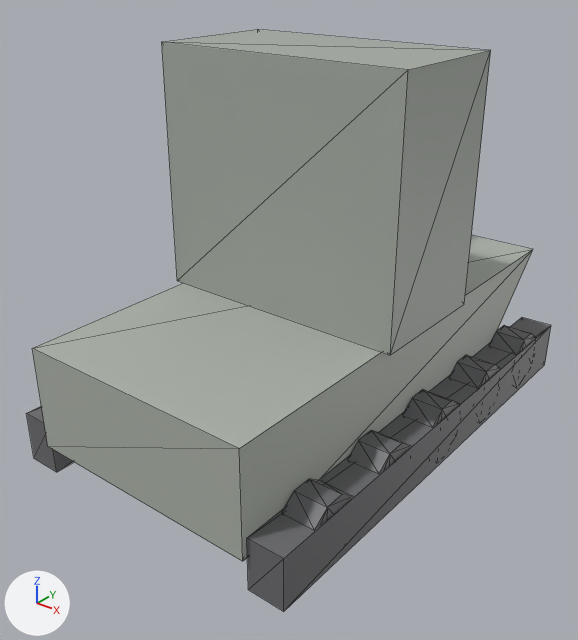
The glTF model src/MiVic.Game/Content/Models/Generated/chinese_artillery.glb as it was, and as the next commit left it.
Both versions are drawn from a 50 mm lens placed at (4.92, -6.64, 5.16), pointed at (-0.23, -0.2, 1.17). The axes (+X, +Y, +Z) are drawn at lower left. The lights are the same throughout. The first picture is the older version. Mesh edges are drawn as thin lines. Where no turn or scale is listed for an object, it has been applied to the vertices. Vertices at exactly the same position are counted once.

Objects in the first picture: 'hull', 'track_l', 'track_r', 'turret', 'wheel_r01', 'wheel_r02', 'wheel_r03', 'wheel_r04', 'wheel_r05'.
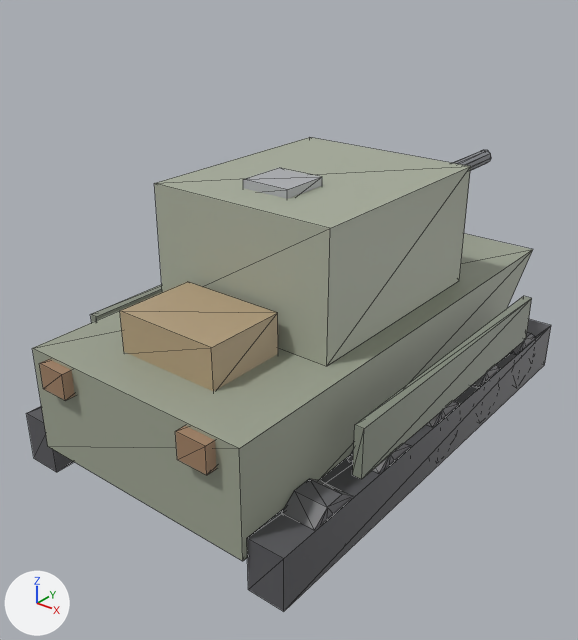
Diff of the bpy script that builds the scene:
```diff
--- a/src/MiVic.Game/Content/Models/Generated/chinese_artillery.glb.py
+++ b/src/MiVic.Game/Content/Models/Generated/chinese_artillery.glb.py
@@ mat_defaultmaterial_022 @@
+mat_defaultmaterial_022 = bpy.data.materials.new('DefaultMaterial.022')
+mat_defaultmaterial_022.use_nodes = True; mat_defaultmaterial_022.node_tree.nodes.clear()
+_N = mat_defaultmaterial_022.node_tree.nodes; _L = mat_defaultmaterial_022.node_tree.links
+n0 = _N.new('ShaderNodeOutputMaterial'); n0.name = 'Material Output'
+n1 = _N.new('ShaderNodeBsdfPrincipled'); n1.name = 'Principled BSDF'
+n2 = _N.new('ShaderNodeVertexColor'); n2.name = 'Color Attribute'
+_L.new(n1.outputs[0], n0.inputs[0])  # 'BSDF' to 'Surface'
+_L.new(n2.outputs[0], n1.inputs[0])  # 'Color' to 'Base Color'
@@ mat_defaultmaterial_021 @@
+mat_defaultmaterial_021 = bpy.data.materials.new('DefaultMaterial.021')
+mat_defaultmaterial_021.use_nodes = True; mat_defaultmaterial_021.node_tree.nodes.clear()
+_N = mat_defaultmaterial_021.node_tree.nodes; _L = mat_defaultmaterial_021.node_tree.links
+n0 = _N.new('ShaderNodeOutputMaterial'); n0.name = 'Material Output'
+n1 = _N.new('ShaderNodeBsdfPrincipled'); n1.name = 'Principled BSDF'
+n2 = _N.new('ShaderNodeVertexColor'); n2.name = 'Color Attribute'
+_L.new(n1.outputs[0], n0.inputs[0])  # 'BSDF' to 'Surface'
+_L.new(n2.outputs[0], n1.inputs[0])  # 'Color' to 'Base Color'
@@ mat_defaultmaterial_020 @@
+mat_defaultmaterial_020 = bpy.data.materials.new('DefaultMaterial.020')
+mat_defaultmaterial_020.use_nodes = True; mat_defaultmaterial_020.node_tree.nodes.clear()
+_N = mat_defaultmaterial_020.node_tree.nodes; _L = mat_defaultmaterial_020.node_tree.links
+n0 = _N.new('ShaderNodeOutputMaterial'); n0.name = 'Material Output'
+n1 = _N.new('ShaderNodeBsdfPrincipled'); n1.name = 'Principled BSDF'
+n2 = _N.new('ShaderNodeVertexColor'); n2.name = 'Color Attribute'
+_L.new(n1.outputs[0], n0.inputs[0])  # 'BSDF' to 'Surface'
+_L.new(n2.outputs[0], n1.inputs[0])  # 'Color' to 'Base Color'
@@ mat_defaultmaterial_019 @@
+mat_defaultmaterial_019 = bpy.data.materials.new('DefaultMaterial.019')
+mat_defaultmaterial_019.use_nodes = True; mat_defaultmaterial_019.node_tree.nodes.clear()
+_N = mat_defaultmaterial_019.node_tree.nodes; _L = mat_defaultmaterial_019.node_tree.links
+n0 = _N.new('ShaderNodeOutputMaterial'); n0.name = 'Material Output'
+n1 = _N.new('ShaderNodeBsdfPrincipled'); n1.name = 'Principled BSDF'
+n2 = _N.new('ShaderNodeVertexColor'); n2.name = 'Color Attribute'
+_L.new(n1.outputs[0], n0.inputs[0])  # 'BSDF' to 'Surface'
+_L.new(n2.outputs[0], n1.inputs[0])  # 'Color' to 'Base Color'
@@ me_hull @@
 me_hull.from_pydata(...)  # 8 vertices, 12 faces; spans x -1.35..1.35, y -2.8..2.8, z -0.57..0.57
+# me_hull part 1: 12 faces centred in x -1.35..1.35, y -2.8..2.43, z -0.57..0.57 are repainted in the vertex colours; the middle colour goes from grey #adb3aa to grey #9fa594
 me_hull.materials.append(mat_defaultmaterial)
@@ me_track_l @@
 me_track_l.from_pydata(...)  # 8 vertices, 12 faces; spans x -1.75..-1.35, y -2.74..2.74, z 0.0..0.58
+# me_track_l part 2: 12 faces centred in x -1.75..-1.35, y -2.74..2.74, z 0.0..0.58 are repainted in the vertex colours; the middle colour goes from grey #6c6c6f to dark grey #5a5a5e
 me_track_l.materials.append(mat_defaultmaterial_001)
@@ me_track_r @@
 me_track_r.from_pydata(...)  # 8 vertices, 12 faces; spans x 1.35..1.75, y -2.74..2.74, z 0.0..0.58
+# me_track_r part 3: 12 faces centred in x 1.35..1.75, y -2.74..2.74, z 0.0..0.58 are repainted in the vertex colours; the middle colour goes from grey #6c6c6f to dark grey #5a5a5e
 me_track_r.materials.append(mat_defaultmaterial_002)
@@ me_turret @@
-me_turret.from_pydata(...)  # 8 vertices, 12 faces; spans x -1.45..1.45, y -0.75..0.75, z 0.0..2.63
+me_turret.from_pydata(...)  # 8 vertices, 12 faces; spans x -1.1..1.1, y -1.3..1.3, z 0.0..1.35
+# me_turret part 4: the whole mesh is scaled about the mesh origin by (0.759, 1.73, 0.512)
 me_turret.materials.append(mat_defaultmaterial_003)
@@ me_wheel_r02 @@
 me_wheel_r02.from_pydata(...)  # 20 vertices, 36 faces; spans x -0.18..0.18, y -0.36..0.36, z -0.342..0.342
-me_wheel_r02.materials.append(mat_defaultmaterial_011)
+me_wheel_r02.materials.append(mat_defaultmaterial_019)
@@ me_wheel_r03 @@
 me_wheel_r03.from_pydata(...)  # 20 vertices, 36 faces; spans x -0.18..0.18, y -0.36..0.36, z -0.342..0.342
-me_wheel_r03.materials.append(mat_defaultmaterial_012)
+# me_wheel_r03 part 5: 18 faces centred in x -0.06..0.06, y -0.337..0.337, z -0.299..0.342 are repainted in the vertex colours; the middle colour goes from grey #6c6c6f to dark grey #69696c
+me_wheel_r03.materials.append(mat_defaultmaterial_020)
@@ me_wheel_r04 @@
 me_wheel_r04.from_pydata(...)  # 20 vertices, 36 faces; spans x -0.18..0.18, y -0.36..0.36, z -0.342..0.342
-me_wheel_r04.materials.append(mat_defaultmaterial_013)
+me_wheel_r04.materials.append(mat_defaultmaterial_021)
@@ me_wheel_r05 @@
 me_wheel_r05.from_pydata(...)  # 20 vertices, 36 faces; spans x -0.18..0.18, y -0.36..0.36, z -0.342..0.342
-me_wheel_r05.materials.append(mat_defaultmaterial_014)
+me_wheel_r05.materials.append(mat_defaultmaterial_022)
@@ ob_barrel @@
 ob_barrel = bpy.data.objects.new('barrel', me_barrel)
-ob_barrel.location = (0.0, 0.38, 3.06)
+ob_barrel.location = (0.0, 1.11, 2.25)
@@ ob_hatch @@
+ob_hatch = bpy.data.objects.new('hatch', me_hatch)  # a box spanning x -0.28..0.28, y -0.28..0.28, z -0.07..0.07
+ob_hatch.location = (0.0, -0.58, 2.88)
@@ ob_stowage @@
+ob_stowage = bpy.data.objects.new('stowage', me_stowage)  # a box spanning x -0.594..0.594, y -2.296..-1.4, z 1.487..1.947
+ob_stowage.location = (0.0, 0.0, 0.0)
@@ ob_skirt_r @@
+ob_skirt_r = bpy.data.objects.new('skirt_r', me_skirt_r)  # a box spanning x 1.72..1.82, y -1.74..1.74, z 0.81..1.34
+ob_skirt_r.location = (0.0, 0.0, 0.0)
@@ ob_skirt_l @@
+ob_skirt_l = bpy.data.objects.new('skirt_l', me_skirt_l)  # a box spanning x -1.82..-1.72, y -1.74..1.74, z 0.81..1.34
+ob_skirt_l.location = (0.0, 0.0, 0.0)
@@ ob_exhaust_r @@
+ob_exhaust_r = bpy.data.objects.new('exhaust_r', me_exhaust_r)  # a box spanning x 0.748..1.088, y -2.912..-1.792, z 1.198..1.478
+ob_exhaust_r.location = (0.0, 0.0, 0.0)
@@ ob_exhaust_l @@
+ob_exhaust_l = bpy.data.objects.new('exhaust_l', me_exhaust_l)  # a box spanning x -1.088..-0.748, y -2.912..-1.792, z 1.198..1.478
+ob_exhaust_l.location = (0.0, 0.0, 0.0)
```

Where the change shows, as pixel boxes [x1, y1, x2, y2] in the pictures (578 x 640 px):
'turret', moved, rescaled (30% shorter)
    before: [162, 29, 491, 355]
    after: [154, 137, 471, 366]
'stowage', added
    after: [120, 282, 278, 392]
'skirt_r', added
    after: [352, 296, 532, 479]
'hatch', added
    after: [243, 168, 322, 199]
'exhaust_r', added
    after: [175, 426, 216, 475]
'exhaust_l', added
    after: [39, 359, 75, 400]
'skirt_l', added
    after: [91, 285, 162, 323]
'barrel', moved (not visible before)
    after: [453, 150, 491, 170]
part 1 of me_hull, recoloured
    both: [32, 235, 533, 561]
part 2 of me_track_l, recoloured (grey to dark grey)
    both: [26, 406, 74, 471]
part 3 of me_track_r, recoloured
    both: [247, 319, 537, 611]
part 5 of me_wheel_r03, recoloured
    before: [403, 389, 452, 426]
    after: [427, 413, 440, 426]
